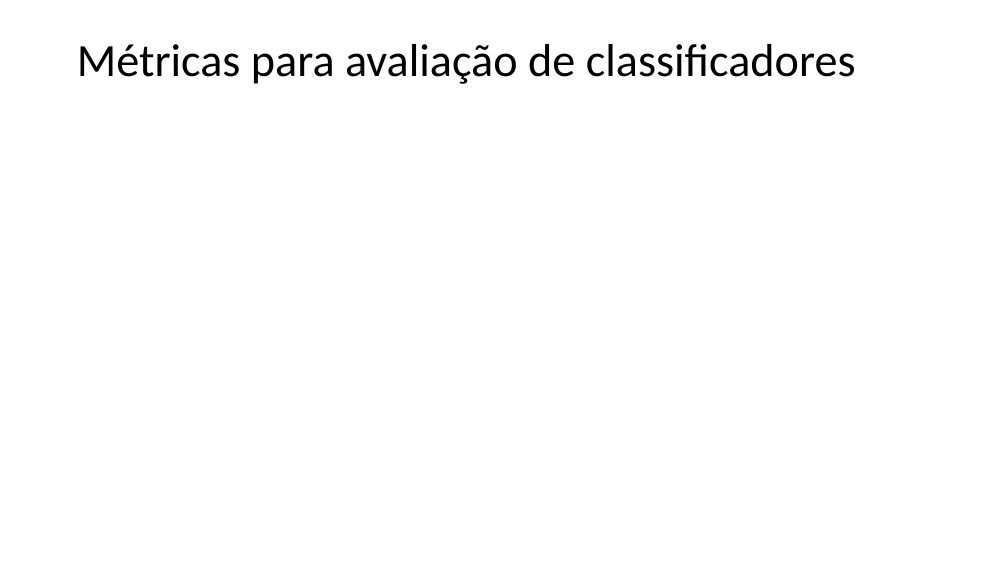
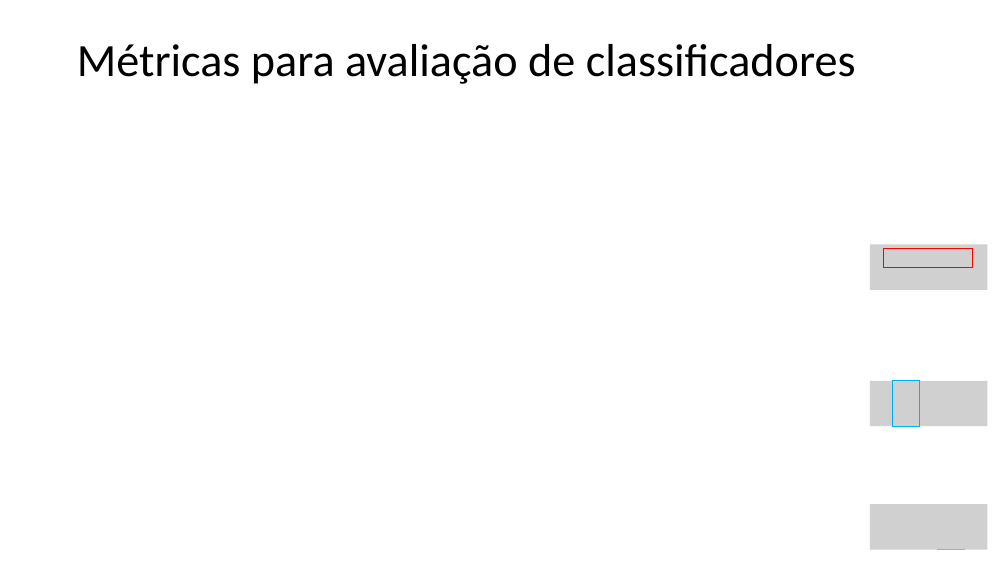
Before and after one commit to zz4fap/t320_aprendizado_de_maquina, a slide deck: slide 8 of slides/T320_Classificação (Parte V).pptx. Drawn at 1008x567 pixels with LibreOffice and Linux fonts; fonts in the diff are those of the drawing; grey boxes stand for pictures. Boxes give left, top, right and bottom in pixels: in the first picture for what was removed or moved away, otherwise in the second. Text is boxed around its words. In the diff, an @@ line names an element or a change of style, - is before the commit and + after.

```diff
--- a/slides/T320_Classificação (Parte V).pptx
+++ b/slides/T320_Classificação (Parte V).pptx
@@ picture added at bbox=[870, 244, 988, 290] @@
@@ rectangle added at bbox=[884, 249, 972, 268], outline #FF0000 1 pt @@
@@ picture added at bbox=[870, 381, 988, 426] @@
@@ rectangle added at bbox=[892, 381, 920, 426], outline #00B0F0 1 pt @@
@@ picture added at bbox=[870, 504, 988, 550] @@
@@ rectangle added at bbox=[938, 504, 965, 550], outline #00B050 1 pt @@
```
Also in this commit, not shown: 9 other slides changed, 2 other files.
